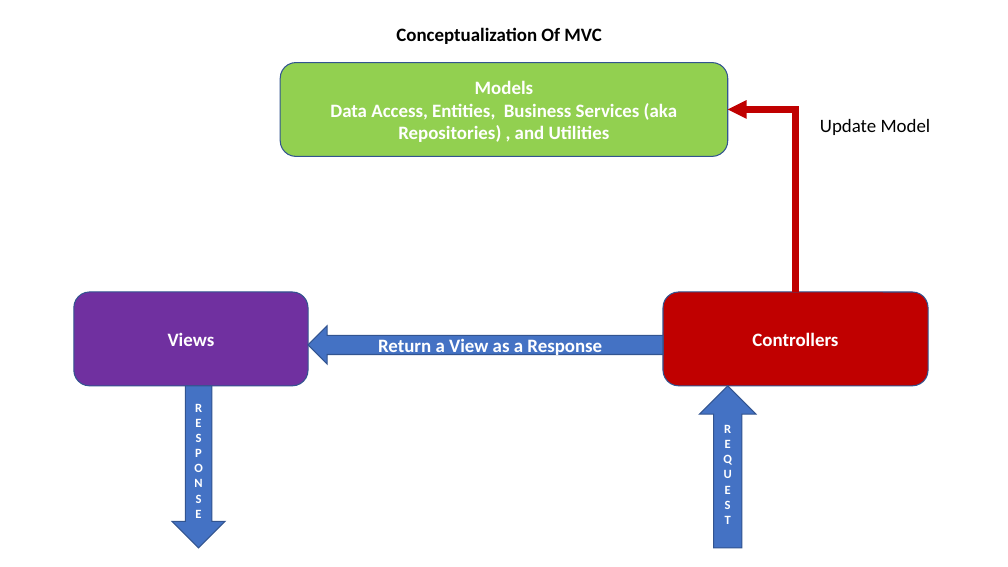
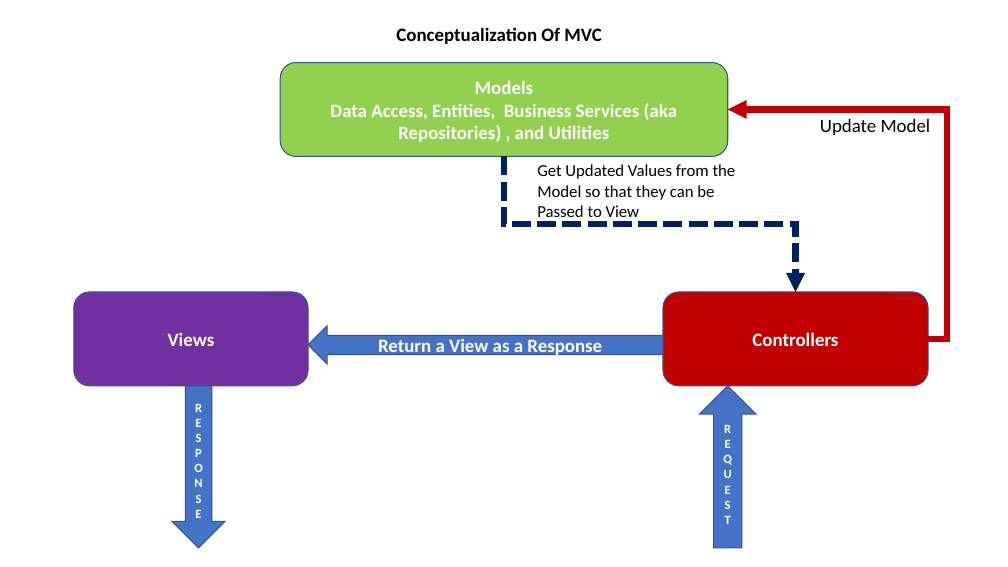
Before and after one commit to maheshsabnis/mbaspnetcore, a slide deck: slide 18 of mbaspnetcore6/MB_Training_Images.pptx. Drawn at 1008x567 pixels with LibreOffice and Linux fonts; fonts in the diff are those of the drawing. Boxes give left, top, right and bottom in pixels: in the first picture for what was removed or moved away, otherwise in the second. Text is boxed around its words. In the diff, an @@ line names an element or a change of style, - is before the commit and + after.

Commit message:
All data ww

```diff
--- a/mbaspnetcore6/MB_Training_Images.pptx
+++ b/mbaspnetcore6/MB_Training_Images.pptx
@@ elbow arrow moved from (796, 292) - (728, 110) to (929, 339) - (728, 110) @@
@@ elbow arrow added from (504, 157) to (796, 292), #002060 6 pt dashed @@
@@ text added at [537,164,736,217], 16 pt, text #000000 @@
+Get Updated Values from the Model so that they can be Passed to View
```
